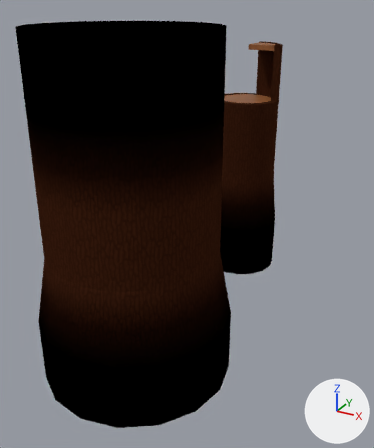
The Blender file Assets/World/C8L1/raw/C8L1_props.blend: old version first, new version second.
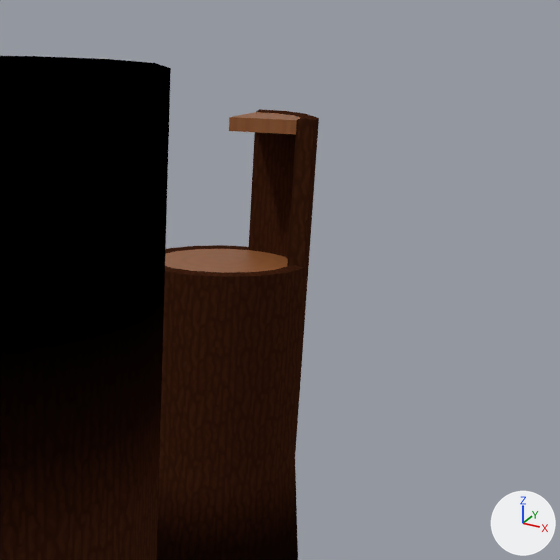
Old and new are each drawn whole from a camera (50 mm lens) standing at (31.4, -44.2, 26.5) and looking at (1.5, 10.1, -0.6) and again close up on the part from 43% to 100% of the width and 0% to 47% of the height. Arrows for +X, +Y and +Z are at lower right; the lights stay in place.

Names of what the first close-up shows: 'Log_10_Middle', 'Log_10_Top', 'Log_5_Base', 'Log_5_Floor', 'Log_5_Floor_Section', 'Log_5_Middle', 'Log_5_Middle_Half', 'Log_5_Middle_Section'.
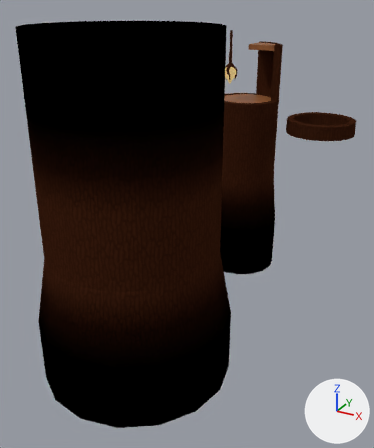
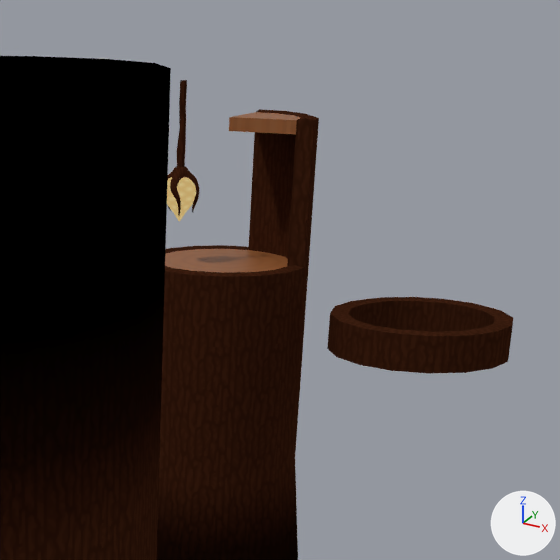
Boxes (x1, y1, x2, y2) around the edits, measured in the close-ups (560 x 560 px):
'Log_5_Middle_Quarter', added: after (327, 297, 513, 374)
'glowroot_bulb', added: after (167, 166, 199, 221)
    faces in mat_lampglow: (167, 177, 196, 221)
    faces in mat_uv_bark: (167, 166, 199, 216)
'glowroot_chain', added: after (176, 80, 187, 167)

Diff of the bpy script that builds the scene:
```diff
--- a/Assets/World/C8L1/raw/C8L1_props.blend.py
+++ b/Assets/World/C8L1/raw/C8L1_props.blend.py
@@ img_uv_lampglow_png @@
+img_uv_lampglow_png = load_image('uv_lampglow.png', '../../Level2/Materials/Textures/uv_lampglow.png', 64, 64, 'sRGB')
@@ mat_lampglow @@
+mat_lampglow = bpy.data.materials.new('LampGlow')
+mat_lampglow.use_nodes = True; mat_lampglow.node_tree.nodes.clear()
+_N = mat_lampglow.node_tree.nodes; _L = mat_lampglow.node_tree.links
+n0 = _N.new('ShaderNodeOutputMaterial'); n0.name = 'Material Output'
+n1 = _N.new('ShaderNodeTexImage'); n1.name = 'Image Texture'
+n1.image = img_uv_lampglow_png
+_L.new(n1.outputs[0], n0.inputs[0])  # 'Color' to 'Surface'
@@ me_circle_011 @@
+me_circle_011.from_pydata(...)  # 96 vertices, 96 faces; spans x -5.0..5.0, y -5.0..5.0, z 0.0..2.12
+me_circle_011.polygons.foreach_set('use_smooth', [True] * 96)
+me_circle_011.materials.append(mat_uv_bark)
@@ me_cylinder @@
+me_cylinder.from_pydata(...)  # 40 vertices, 34 faces; spans x -0.27..0.26, y -0.33..0.29, z 0.0..5.0
+me_cylinder.polygons.foreach_set('use_smooth', [True] * 34)
+me_cylinder.materials.append(mat_uv_bark)
@@ me_sphere @@
+me_sphere.from_pydata(...)  # 725 vertices, 750 faces; spans x -1.09..1.13, y -1.1..1.09, z -1.67..1.49
+me_sphere.polygons.foreach_set('use_smooth', [True] * 750)
+# faces by material slot: [622, 128]
+me_sphere.materials.append(mat_uv_bark)
+me_sphere.materials.append(mat_lampglow)
@@ ob_log_5_middle_quarter @@
+ob_log_5_middle_quarter = bpy.data.objects.new('Log_5_Middle_Quarter', me_circle_011)
+ob_log_5_middle_quarter.location = (12.0, 32.0, 8.0)
@@ ob_glowroot_chain @@
+ob_glowroot_chain = bpy.data.objects.new('glowroot_chain', me_cylinder)
+ob_glowroot_chain.location = (-2.0, 30.0, 17.0)
@@ ob_glowroot_bulb @@
+ob_glowroot_bulb = bpy.data.objects.new('glowroot_bulb', me_sphere)
+ob_glowroot_bulb.location = (-2.0, 30.0, 16.0)
```
